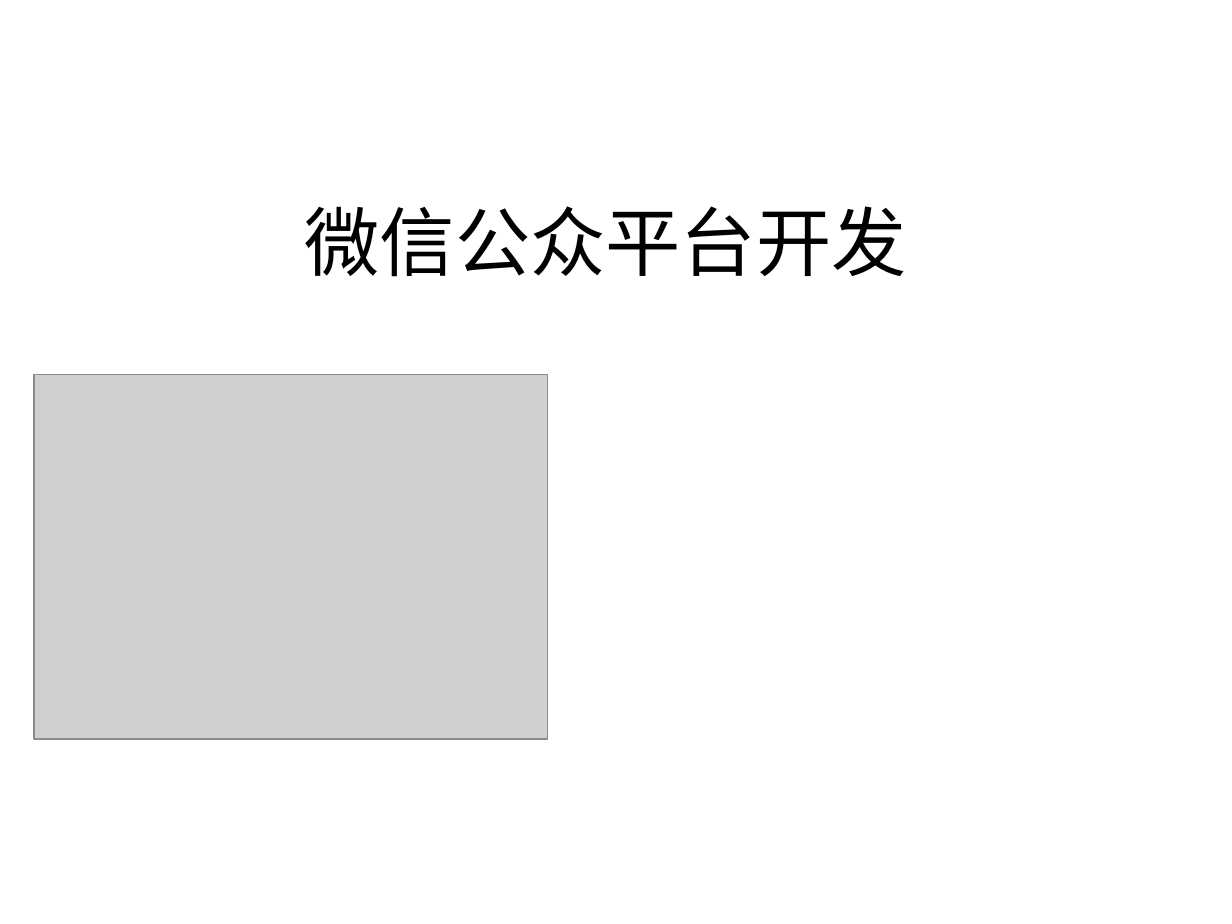
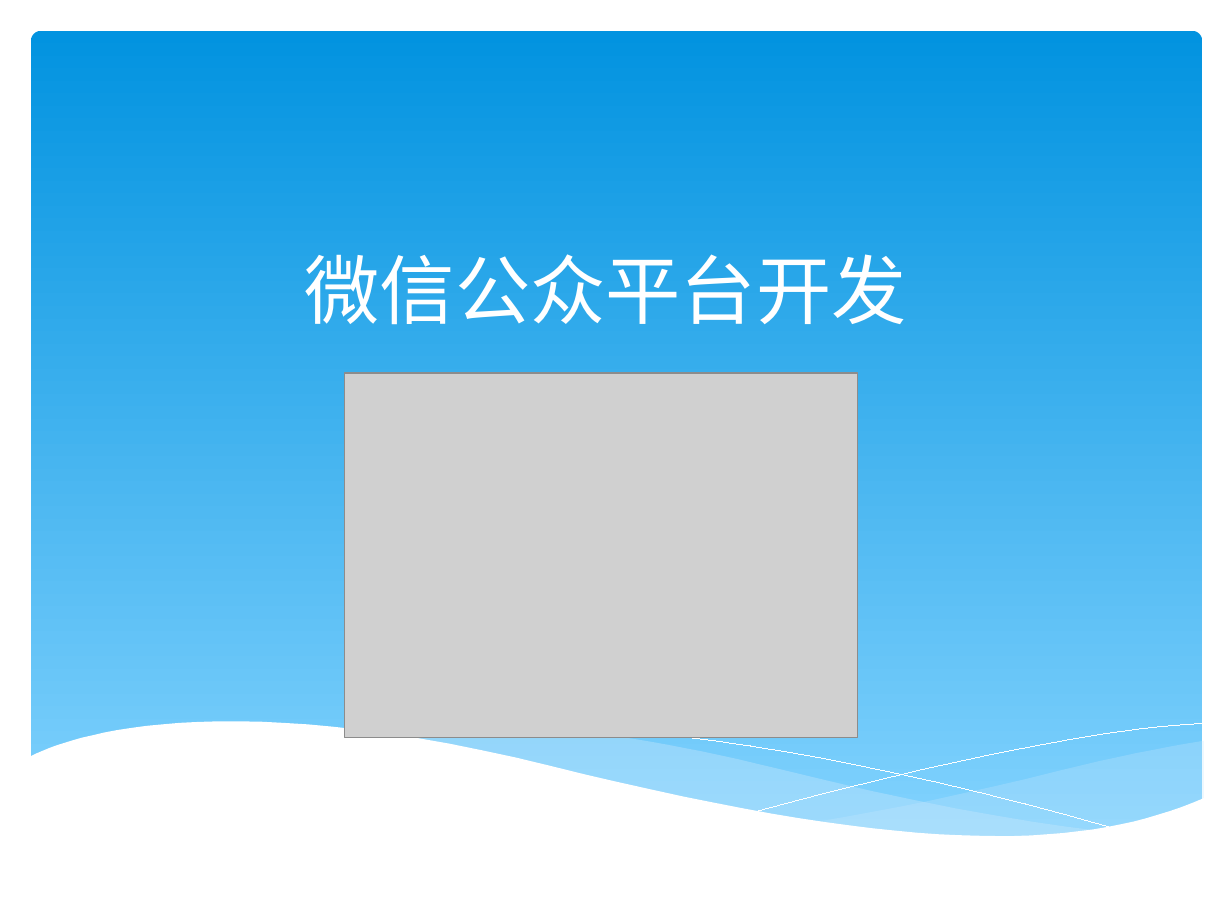
Before and after one commit to Chaos777/WeixinT, a slide deck: slide 1 of weixin.pptx. Drawn at 1232x924 pixels with LibreOffice and Linux fonts; fonts in the diff are those of the drawing; grey boxes stand for pictures. Boxes give left, top, right and bottom in pixels: in the first picture for what was removed or moved away, otherwise in the second. Text is boxed around its words. In the diff, an @@ line names an element or a change of style, - is before the commit and + after.

```diff
--- a/weixin.pptx
+++ b/weixin.pptx
@@ rounded rectangle added at [31, 31, 1202, 844], fill gradient #0293E0 to #83D3FE @@
@@ title "微信公众平台开发" at [305, 254, 907, 325]: font Calibri to Cabin, text colour #000000 to #FFFFFF; vertical alignment middle to bottom @@
@@ picture: place and size @@
-picture at [34, 375, 548, 739]
+picture at [345, 373, 859, 738]
@@ group added at [28, 722, 1204, 902]: 5 freeform shapes @@
```
Also in this commit, not shown: 7 other slides changed, 1 slide added.
